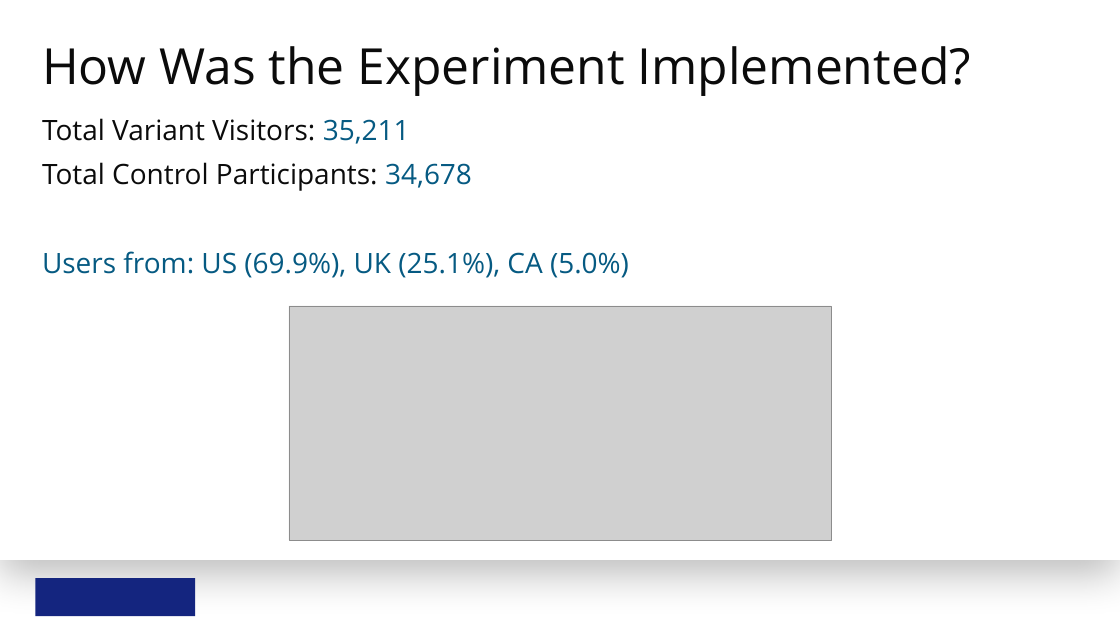
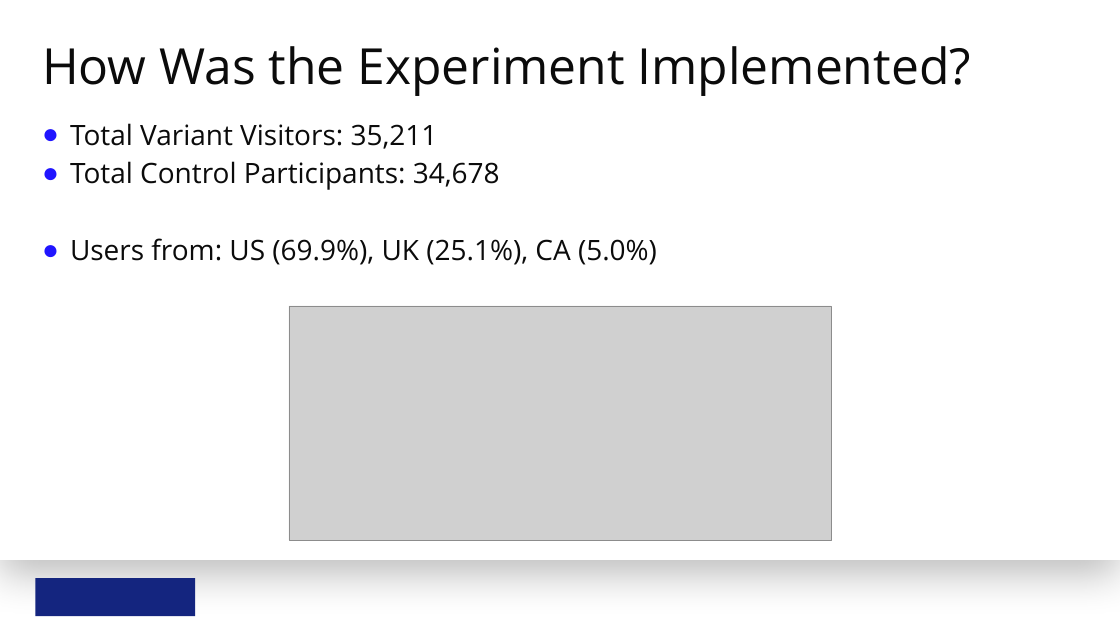
Before and after one commit to Vegetam/Udacity-AB-Test, a slide deck: slide 3 of presentation/AB_Test_Results.pptx. Drawn at 1120x630 pixels with LibreOffice and Linux fonts; fonts in the diff are those of the drawing; grey boxes stand for pictures; background and template pictures are left out. Boxes give left, top, right and bottom in pixels: in the first picture for what was removed or moved away, otherwise in the second. Text is boxed around its words. In the diff, an @@ line names an element or a change of style, - is before the commit and + after.

```diff
--- a/presentation/AB_Test_Results.pptx
+++ b/presentation/AB_Test_Results.pptx
@@ text "Total Variant Visitors: 35,211" at (70, 123, 657, 265): text colour #065A82 to #0B0B0B in "35,211", "34,678", "Users from: US (69.9%), UK (25.1%), CA ..."; bullet none to ●; line spacing 1 to 1.15; less space between paragraphs @@
```
Also in this commit, not shown: 3 other slides changed, 3 other files.
